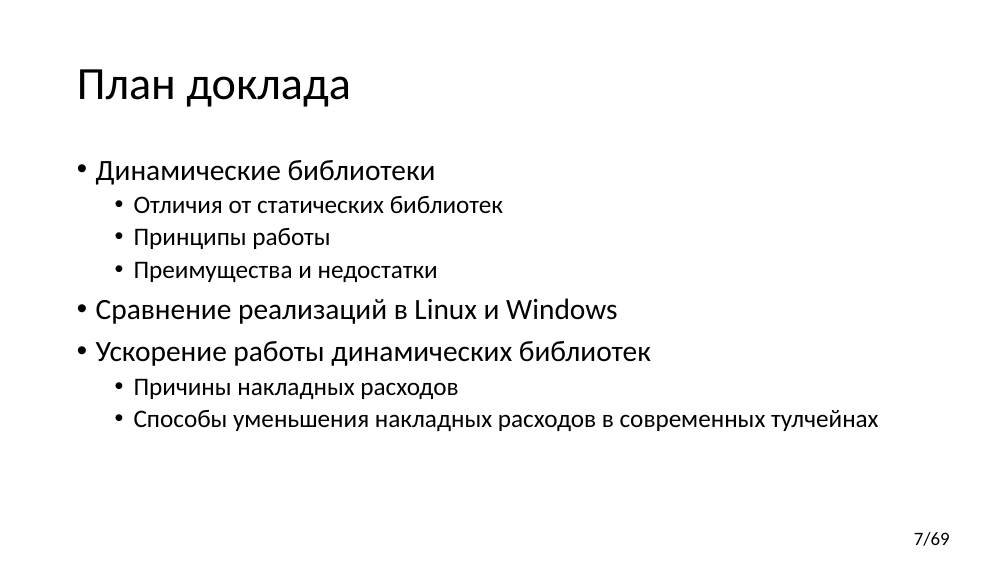
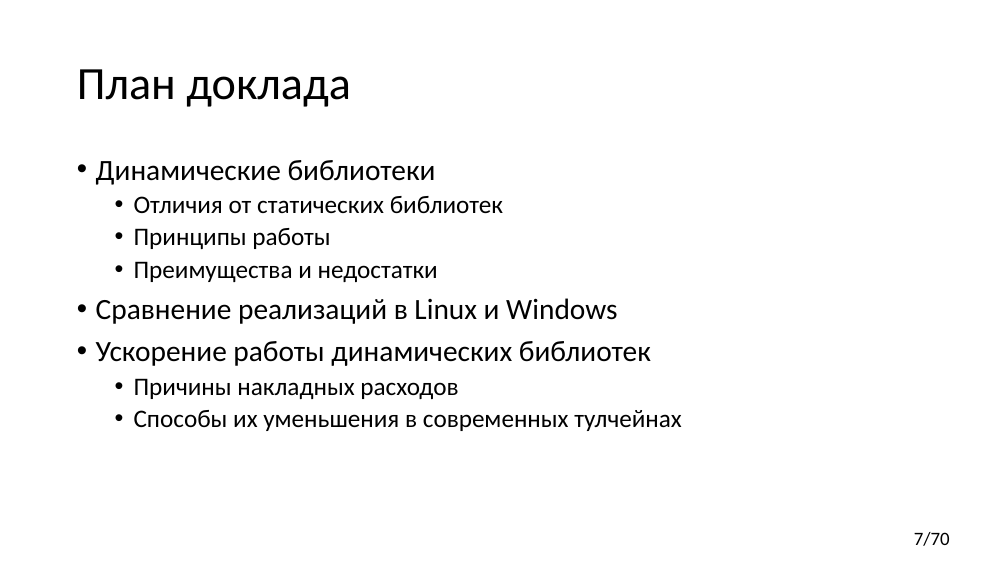
Before and after one commit to yugr/CppRussia, a slide deck: slide 7 of 2024/RU.pptx. Drawn at 1008x567 pixels with LibreOffice and Linux fonts; fonts in the diff are those of the drawing. Boxes give left, top, right and bottom in pixels: in the first picture for what was removed or moved away, otherwise in the second. Text is boxed around its words. In the diff, an @@ line names an element or a change of style, - is before the commit and + after.

```diff
--- a/2024/RU.pptx
+++ b/2024/RU.pptx
@@ text at bbox=[134, 410, 681, 431]: text changed @@
-  • Способы уменьшения накладных расходов в современных тулчейнах
+  • Способы их уменьшения в современных тулчейнах
@@ page number at bbox=[914, 532, 950, 546]: text changed @@
-7/69
+7/70
```
Also in this commit, not shown: 9 other slides changed, 1 slide added.
